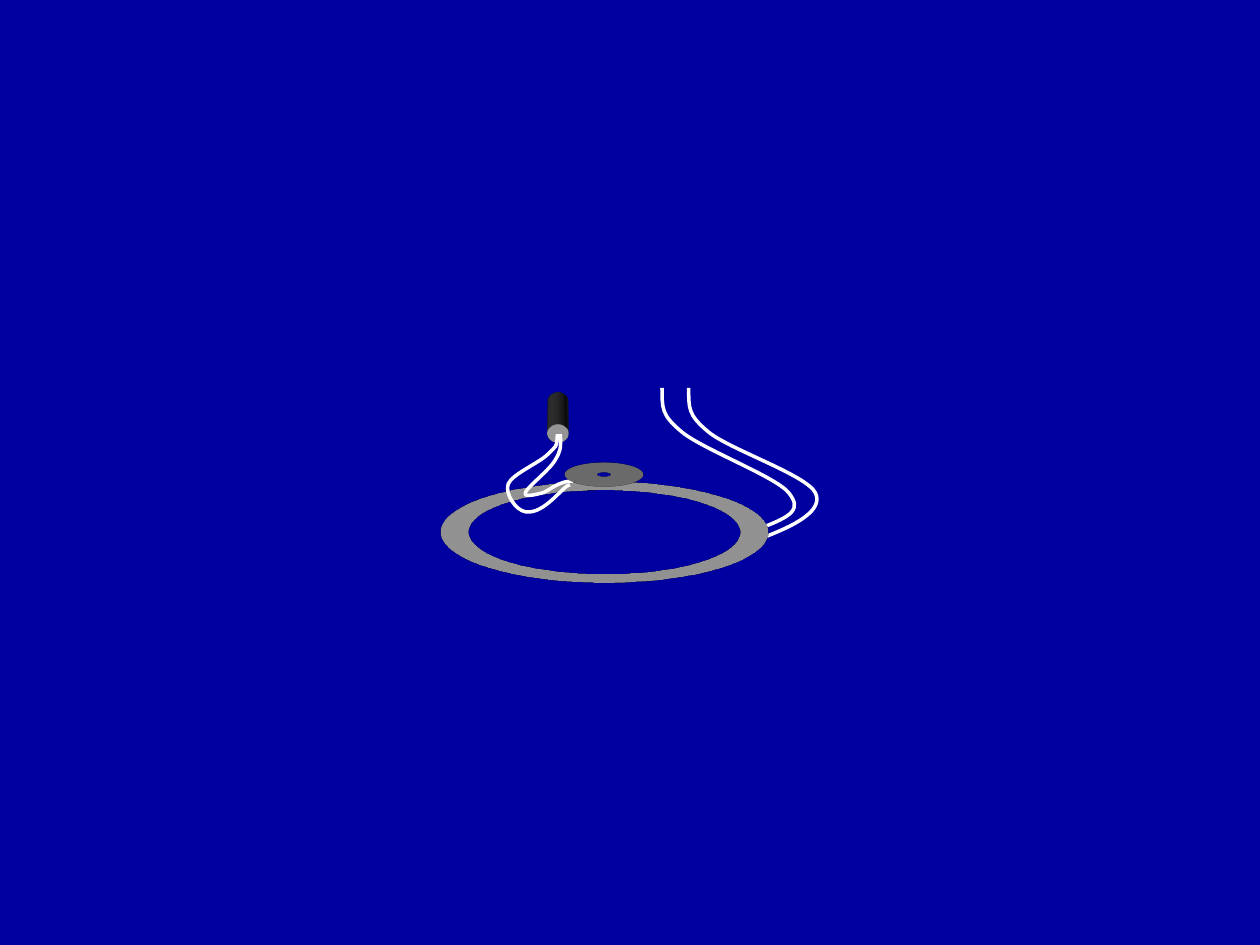
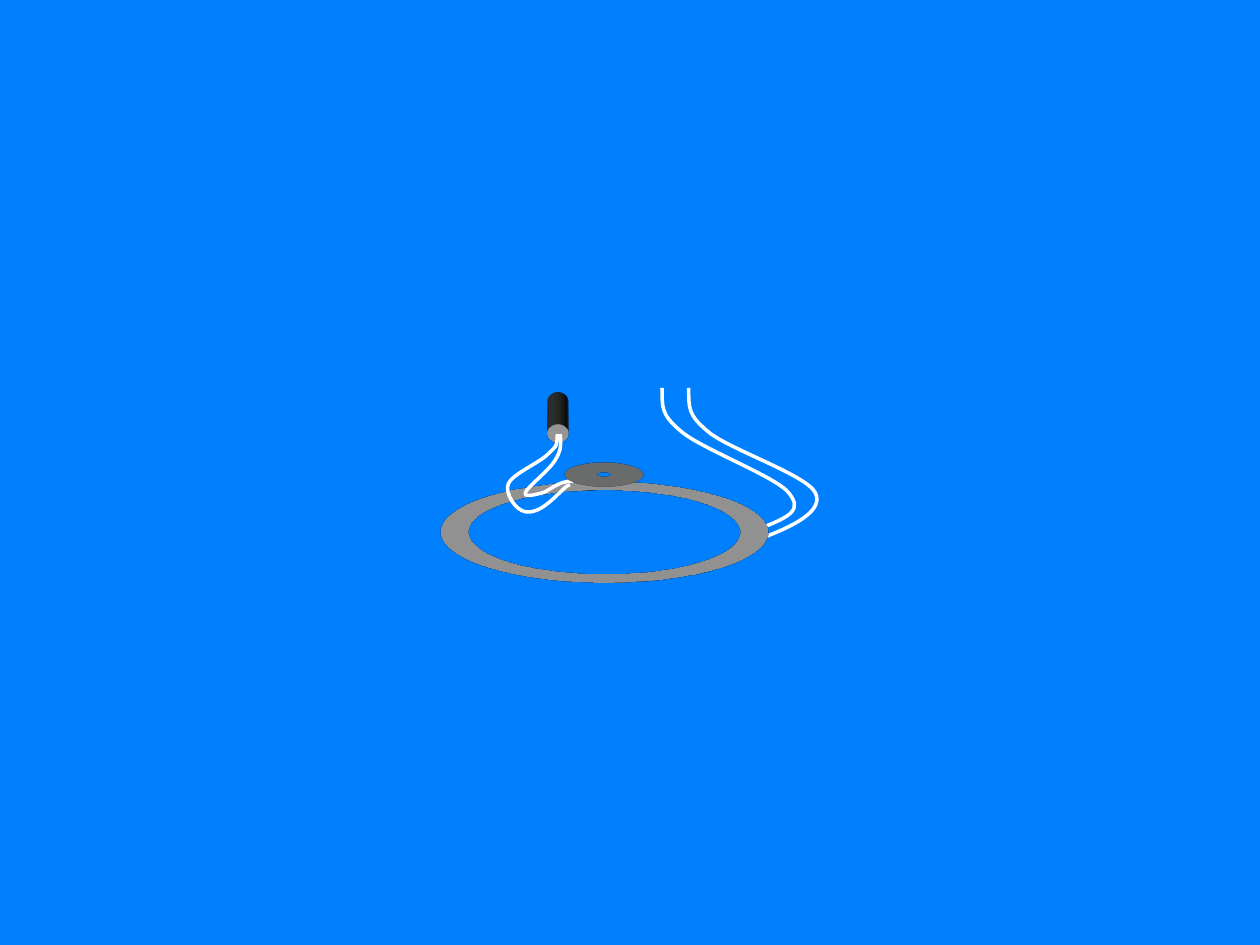
Before and after one commit to RichmondPhysics/132, a slide deck: slide 1 of StudentGuideModule2/132_front_pages/induction_setup.pptx. Drawn at 1260x945 pixels with LibreOffice and Linux fonts; fonts in the diff are those of the drawing. Boxes give left, top, right and bottom in pixels: in the first picture for what was removed or moved away, otherwise in the second. Text is boxed around its words. In the diff, an @@ line names an element or a change of style, - is before the commit and + after.

```diff
--- a/StudentGuideModule2/132_front_pages/induction_setup.pptx
+++ b/StudentGuideModule2/132_front_pages/induction_setup.pptx
@@ rectangle at <box>0,0,1260,945</box>: fill #0000A0 to #0080FF @@
```
Also in this commit, not shown: 10 other files.
